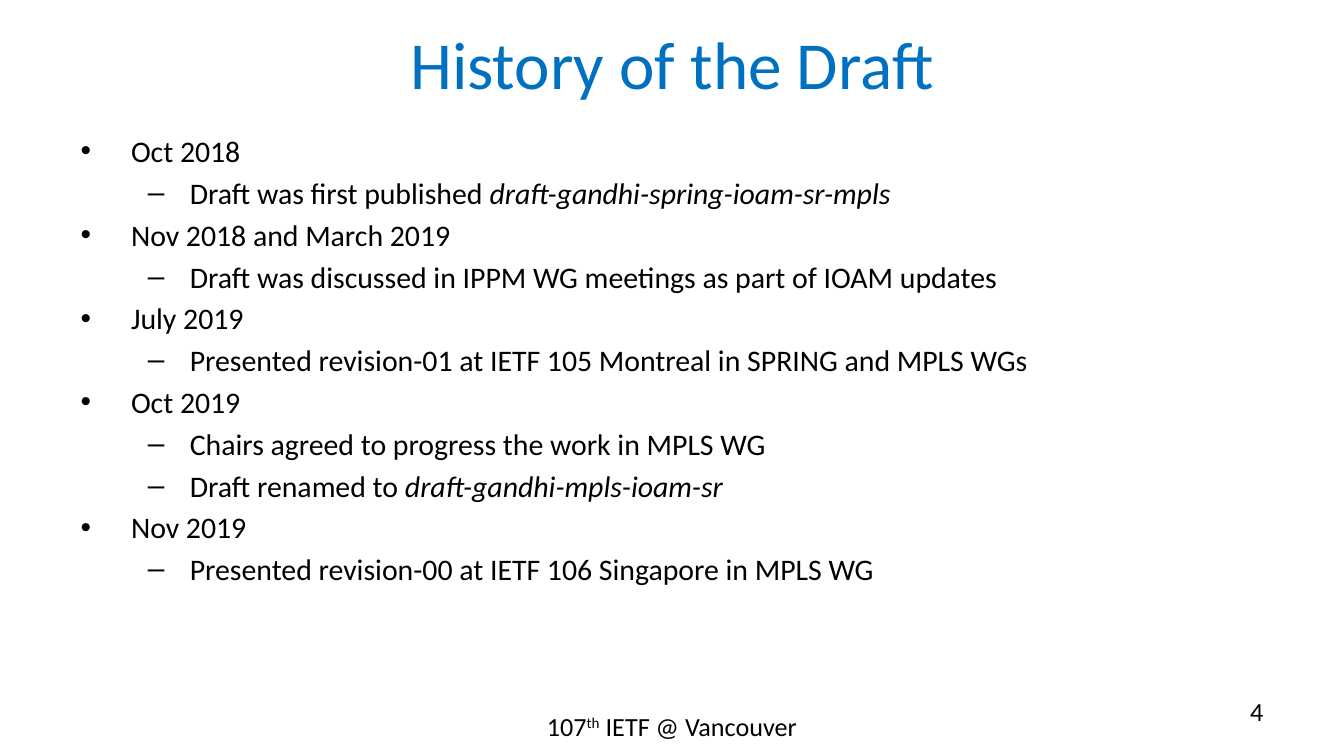
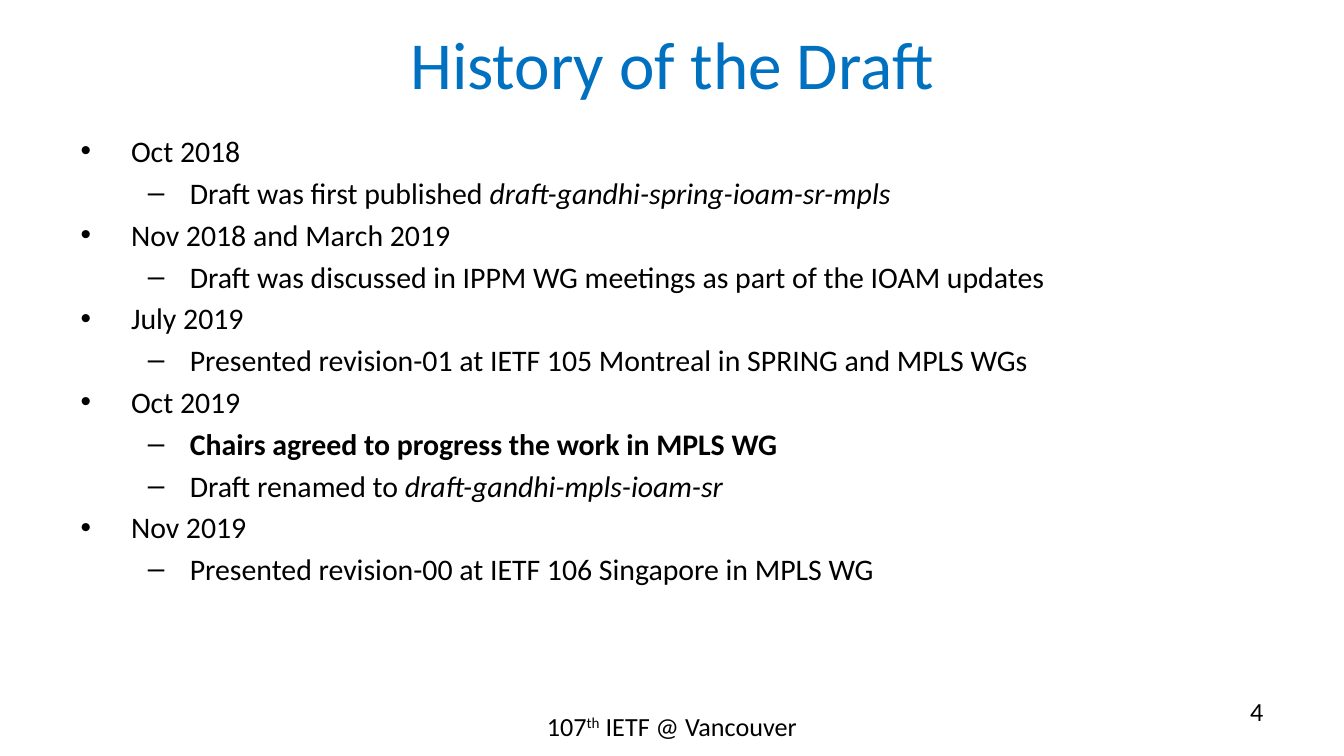
Before and after one commit to rakgandhi/ietf-slides, a slide deck: slide 4 of draft-gandhi-mpls-ioam-sr-01.pptx. Drawn at 1344x756 pixels with LibreOffice and Linux fonts; fonts in the diff are those of the drawing. Boxes give left, top, right and bottom in pixels: in the first picture for what was removed or moved away, otherwise in the second. Text is boxed around its words. In the diff, an @@ line names an element or a change of style, - is before the commit and + after.

```diff
--- a/draft-gandhi-mpls-ioam-sr-01.pptx
+++ b/draft-gandhi-mpls-ioam-sr-01.pptx
@@ text at (190,267,1044,293): text changed @@
-  – Draft was discussed in IPPM WG meetings as part of IOAM updates
+  – Draft was discussed in IPPM WG meetings as part of the IOAM updates
@@ text at (190,434,778,460): bold on in "Chairs agreed to progress the work in ..." @@
```
Also in this commit, not shown: 5 other slides changed, 1 slide added, 1 other file.
